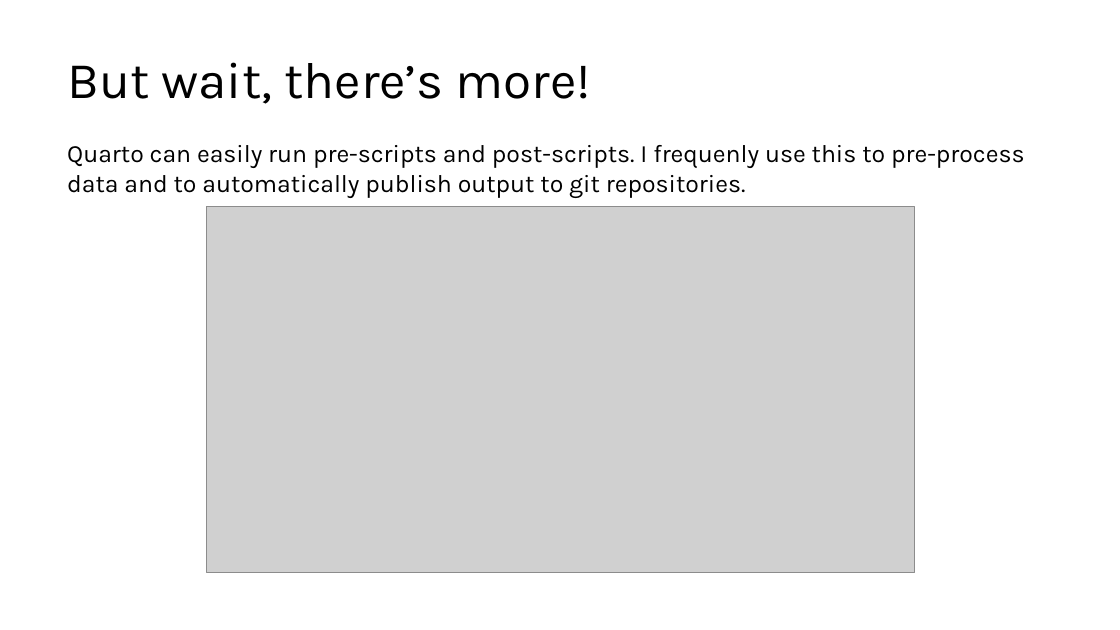
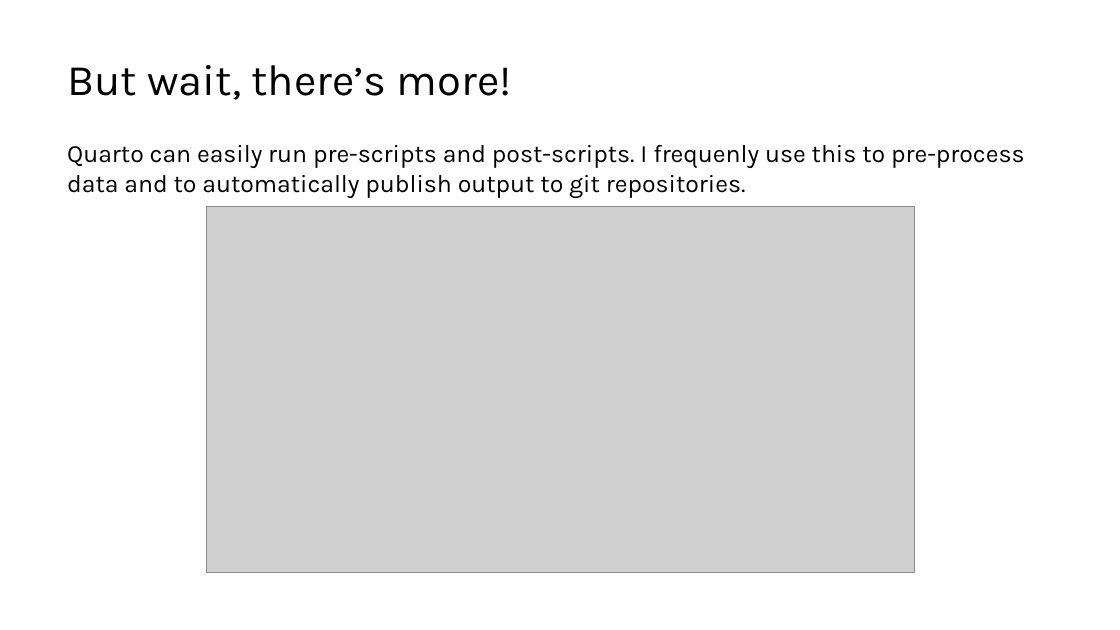
Before and after one commit to lucas-a-meyer/using-quarto, a slide deck: slide 9 of docs/presentation-orig.pptx. Drawn at 1120x630 pixels with LibreOffice and Linux fonts; fonts in the diff are those of the drawing; grey boxes stand for pictures. Boxes give left, top, right and bottom in pixels: in the first picture for what was removed or moved away, otherwise in the second. Text is boxed around its words. In the diff, an @@ line names an element or a change of style, - is before the commit and + after.

```diff
--- a/docs/presentation-orig.pptx
+++ b/docs/presentation-orig.pptx
@@ title "But wait, there’s more!" at (x1=67, y1=65, x2=512, y2=100): size 33 to 28 pt @@
```
Also in this commit, not shown: 11 other slides changed, 7 other files.
